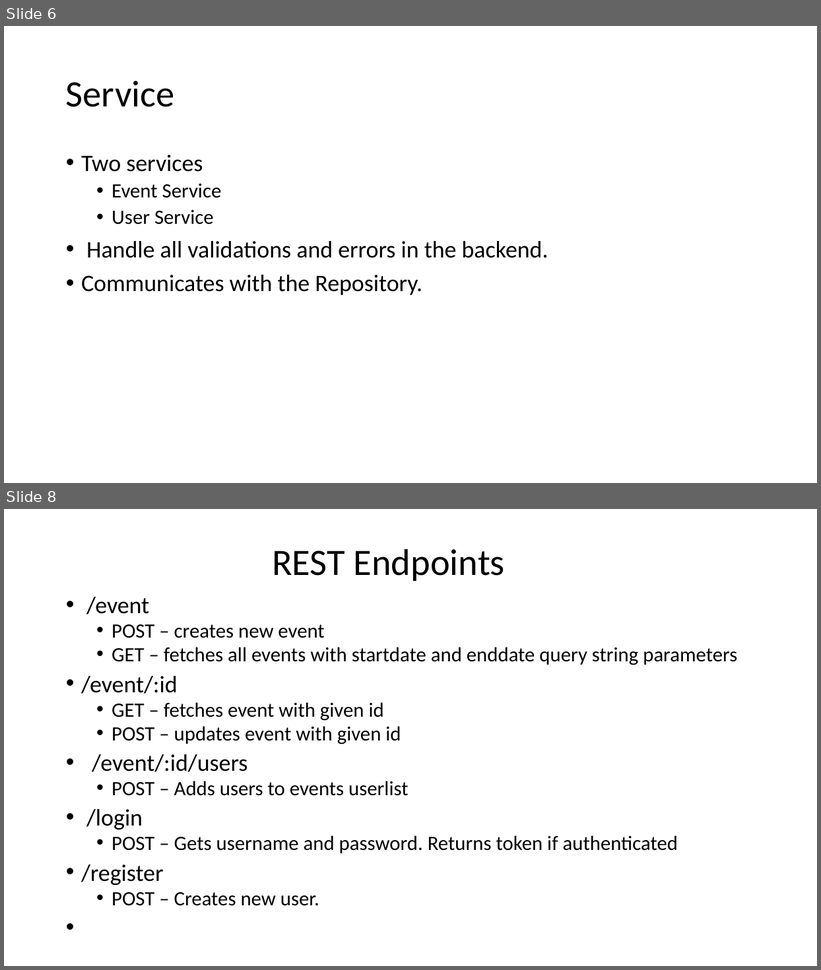
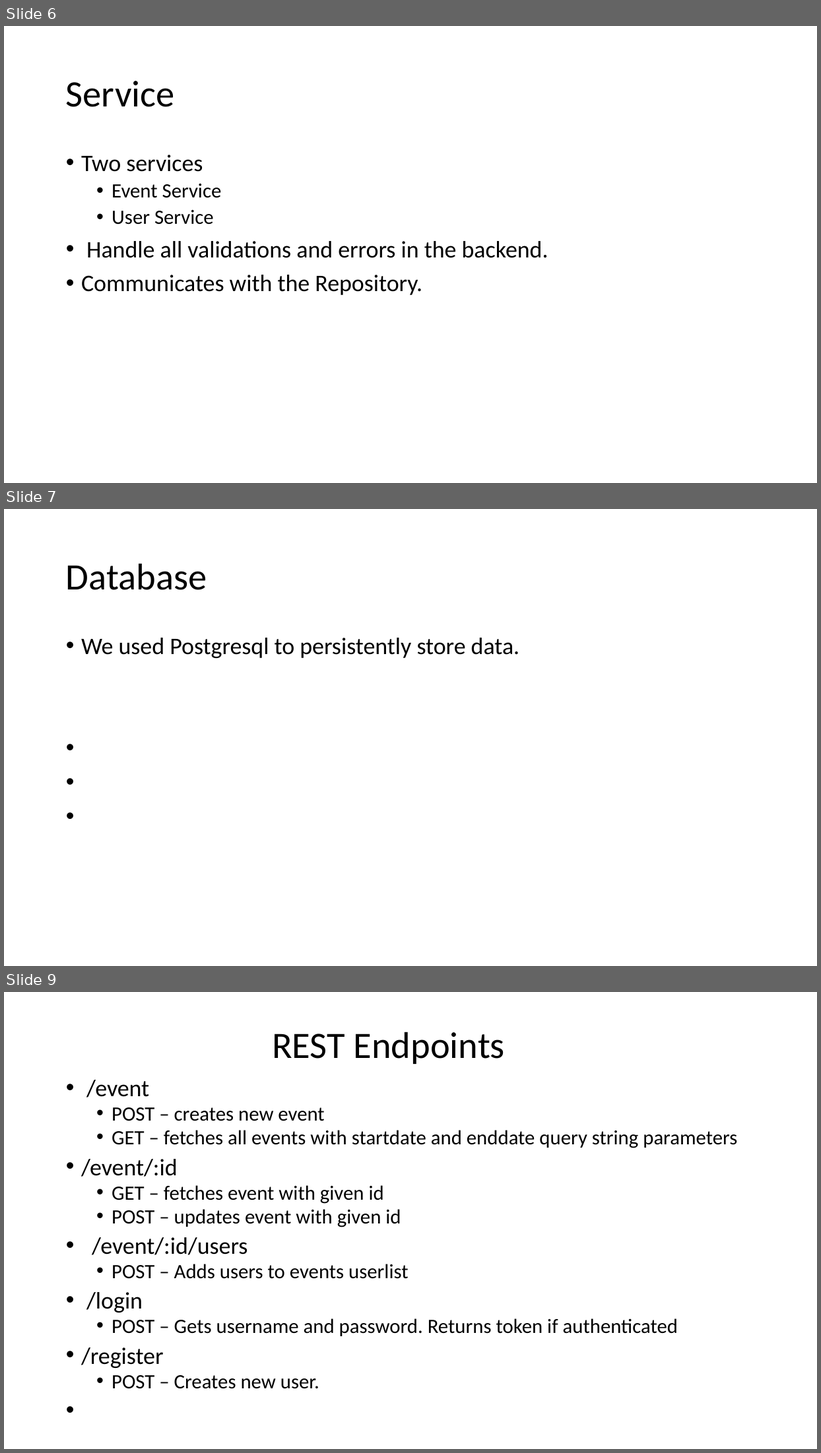
Before and after one commit to Jonrunar95/Calendar-HBV501, a slide deck: Presentation.pptx. Shown one above the other, each under a label of ours: slides 6 and 8 before the commit, slides 6, 7 and 9 after it; the slides between them are not shown. The pictures are 821x970 and 821x1453 pixels, drawn with LibreOffice and Linux fonts; fonts in the diff are those of the drawing. Boxes give left, top, right and bottom in pixels: in the first picture for what was removed or moved away, otherwise in the second. Text is boxed around its words. In the diff, an @@ line names an element or a change of style, - is before the commit and + after.

```diff
--- a/Presentation.pptx
+++ b/Presentation.pptx
@@ slide 7 added at (4, 509, 817, 966), background #FFFFFF @@
@@ title added at (66, 563, 207, 590), 44 pt, text #000000 @@
+Database
@@ text added at (81, 638, 520, 658), 28 pt, text #000000 @@
+• We used Postgresql to persistently store data.
@@ what was slide 8 is now slide 9 @@
```
Also in this commit, not shown: 3 slides changed, 1 other slide added.
